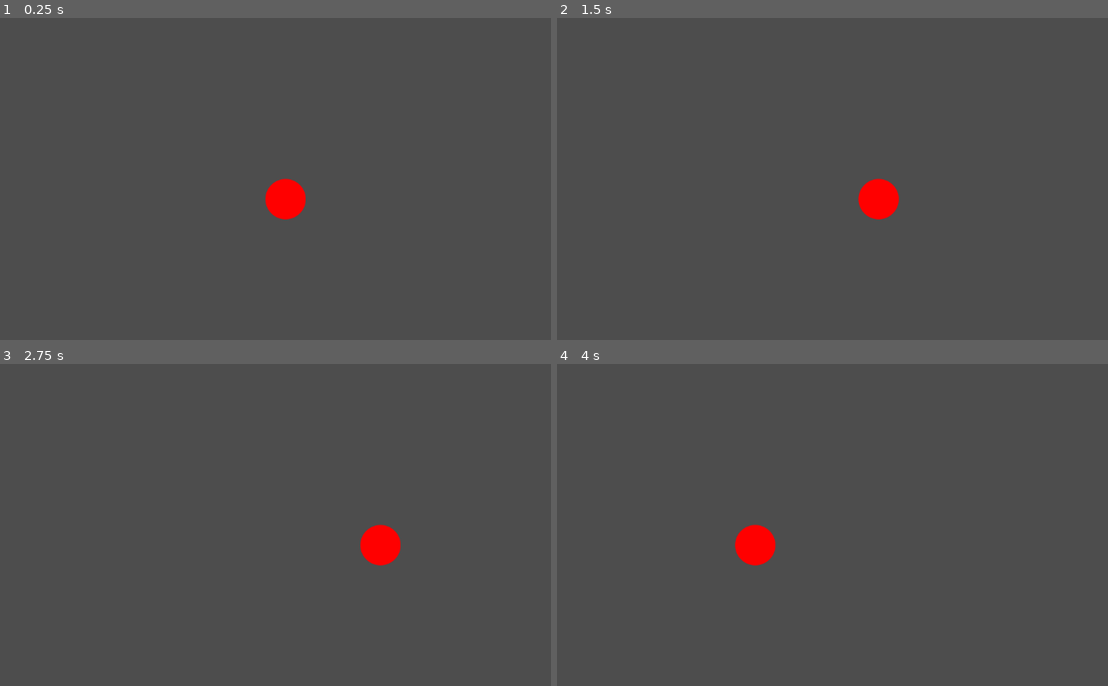
Above: before the commit, frames 1-4 (two rows, left to right).
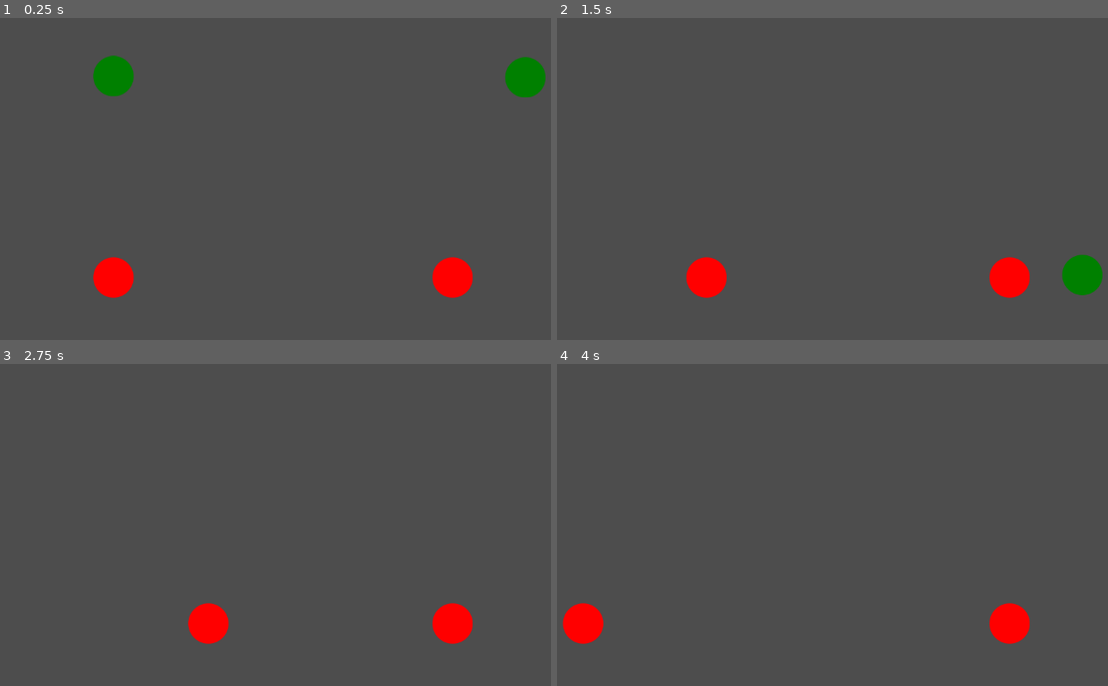
Above: after the commit, the same moments.

Repository: sisipun/FallingRhythm
Game: Godot game, scene res://script/level.tscn
The game is run twice, just before and just after one commit, with the same random seed, the same clock (stepped at 60 frames per second) and the same inputs.
Inputs (mouse positions are in pixels of both pictures, inside the frame that each line leads up to):
- Up to frame 1 (0.25 s): no input
- Up to frame 2 (1.5 s): move the mouse to (997, 169) at 0.52 s; click (997, 169) at 0.67 s; drag from (694, 207) to (804, 272) at 1.27 s
- Up to frame 3 (2.75 s): move the mouse to (352, 444) at 2.02 s; click (352, 444) at 2.17 s
- Up to frame 4 (4 s): tap Enter at 2.75 s; drag from (804, 618) to (623, 473) at 2.77 s; tap Space at 3.5 s; move the mouse to (1058, 595) at 3.52 s; click (1058, 595) at 3.67 s

The runs differ from the first frame. In frame 1, 3.7% of the frame differs, in the area x 16-100%, y 11-87%; in frame 2, 3.0%; in frame 3, 2.2%; in frame 4, 2.2%.

Commit message:
Add multitouch control + pickups

Diff:
--- a/script/player_area.gd
+++ b/script/catch_area.gd
@@ -1,5 +1,9 @@
-class_name PlayerArea
+class_name CatchArea
 extends Area2D
+
+
+signal pickup_caught(pickup)
+signal pickup_lost(pickup)
 
 
 @export_node_path("Player") var _player_path: NodePath
@@ -7,6 +11,11 @@
 
 @onready var _player: Player = get_node(_player_path)
 @onready var _body: CollisionShape2D = get_node(_body_path)
+
+
+func _ready() -> void:
+	_player.pickup_caught.connect(_on_pickup_caught)
+	area_exited.connect(_on_area_exited)
 
 
 func move_player(relative_movement: float) -> void:
@@ -20,3 +29,12 @@
 		_player.position.x = body_left_border
 	else:
 		_player.position.x = new_position
+
+
+func _on_pickup_caught(pickup: Pickup) -> void:
+	emit_signal("pickup_caught", pickup)
+
+
+func _on_area_exited(area: Area2D) -> void:
+	if area is Pickup and not area.caught:
+		emit_signal("pickup_lost", area)
--- /dev/null
+++ b/script/catch_area.tscn
@@ -0,0 +1,18 @@
+[gd_scene load_steps=4 format=3 uid="uid://cf4l5tjcywnpn"]
+
+[ext_resource type="Script" path="res://script/catch_area.gd" id="1_5xbha"]
+[ext_resource type="PackedScene" uid="uid://x8bc6uupgl3l" path="res://script/player.tscn" id="2_h2ohu"]
+
+[sub_resource type="RectangleShape2D" id="RectangleShape2D_osqet"]
+size = Vector2(300, 20)
+
+[node name="CatchArea" type="Area2D"]
+script = ExtResource("1_5xbha")
+_player_path = NodePath("Player")
+_body_path = NodePath("Body")
+
+[node name="Body" type="CollisionShape2D" parent="."]
+position = Vector2(0, 25)
+shape = SubResource("RectangleShape2D_osqet")
+
+[node name="Player" parent="." instance=ExtResource("2_h2ohu")]
--- /dev/null
+++ b/script/finger_area.gd
@@ -0,0 +1,38 @@
+class_name FingerArea
+extends Area2D
+
+
+signal pickup_caught(pickup)
+signal pickup_lost(pickup)
+
+
+@export_node_path("CatchArea") var _catch_area_path: NodePath
+
+@onready var _catch_area: CatchArea = get_node(_catch_area_path)
+
+var touch_event_index: int = -1
+
+
+func _ready() -> void:
+	_catch_area.pickup_caught.connect(_on_pickup_caught)
+	_catch_area.pickup_lost.connect(_on_pickup_lost)
+
+
+func _input_event(_viewport: Viewport, event: InputEvent, _shape_idx: int) -> void:
+	if event is InputEventScreenTouch and event.is_pressed() and touch_event_index == -1:
+		touch_event_index = event.index
+
+
+func _unhandled_input(event: InputEvent) -> void:
+	if event is InputEventScreenTouch and touch_event_index == event.index and not event.is_pressed():
+		touch_event_index = -1
+	elif event is InputEventScreenDrag and touch_event_index == event.index:
+		_catch_area.move_player(event.relative.x)
+
+
+func _on_pickup_caught(pickup: Pickup) -> void:
+	emit_signal("pickup_caught", pickup)
+
+
+func _on_pickup_lost(pickup: Pickup) -> void:
+	emit_signal("pickup_lost", pickup)
--- /dev/null
+++ b/script/finger_area.tscn
@@ -0,0 +1,17 @@
+[gd_scene load_steps=4 format=3 uid="uid://1ps430sp4qk6"]
+
+[ext_resource type="PackedScene" uid="uid://cf4l5tjcywnpn" path="res://script/catch_area.tscn" id="1_6r1mg"]
+[ext_resource type="Script" path="res://script/finger_area.gd" id="1_b4t7l"]
+
+[sub_resource type="RectangleShape2D" id="RectangleShape2D_u2cqf"]
+size = Vector2(500, 500)
+
+[node name="FingerArea" type="Area2D"]
+script = ExtResource("1_b4t7l")
+_catch_area_path = NodePath("CatchArea")
+
+[node name="Body" type="CollisionShape2D" parent="."]
+shape = SubResource("RectangleShape2D_u2cqf")
+
+[node name="CatchArea" parent="." instance=ExtResource("1_6r1mg")]
+position = Vector2(0, 145)
--- a/script/level.gd
+++ b/script/level.gd
@@ -2,11 +2,25 @@
 extends Node2D
 
 
-@export_node_path("PlayerArea") var _player_area_path: NodePath
+@export_node_path("FingerArea") var left_finger_area_path: NodePath
+@export_node_path("FingerArea") var right_finger_area_path: NodePath
 
-@onready var _player_area: PlayerArea = get_node(_player_area_path)
+@onready var left_finger: FingerArea = get_node(left_finger_area_path)
+@onready var right_finger: FingerArea = get_node(right_finger_area_path)
 
 
-func _unhandled_input(event: InputEvent) -> void:
-	if event is InputEventScreenDrag:
-		_player_area.move_player(event.relative.x)
+func _ready() -> void:
+	left_finger.pickup_caught.connect(_on_pickup_caught)
+	left_finger.pickup_lost.connect(_on_pickup_lost)
+	right_finger.pickup_caught.connect(_on_pickup_caught)
+	right_finger.pickup_lost.connect(_on_pickup_lost)
+
+
+func _on_pickup_caught(pickup: Pickup) -> void:
+	print('caught')
+	pickup.queue_free()
+
+
+func _on_pickup_lost(pickup: Pickup) -> void:
+	print('lost')
+	pickup.queue_free()
--- a/script/level.tscn
+++ b/script/level.tscn
@@ -1,15 +1,22 @@
-[gd_scene load_steps=4 format=3 uid="uid://86lcygb4yuk"]
+[gd_scene load_steps=4 format=3 uid="uid://cvjr6018etjbo"]
 
-[ext_resource type="PackedScene" uid="uid://x8bc6uupgl3l" path="res://script/player.tscn" id="1_blxhr"]
 [ext_resource type="Script" path="res://script/level.gd" id="1_uhfuk"]
-[ext_resource type="PackedScene" uid="uid://bv37kisaqdtm4" path="res://script/player_area.tscn" id="3_hboss"]
+[ext_resource type="PackedScene" uid="uid://1ps430sp4qk6" path="res://script/finger_area.tscn" id="2_1whnv"]
+[ext_resource type="PackedScene" uid="uid://cexmj0bl3hnp7" path="res://script/pickup.tscn" id="3_biqed"]
 
 [node name="Level" type="Node2D"]
 script = ExtResource("1_uhfuk")
-_player_area_path = NodePath("PlayerArea")
+left_finger_area_path = NodePath("LeftFingerArea")
+right_finger_area_path = NodePath("RightFingerArea")
 
-[node name="PlayerArea" parent="." instance=ExtResource("3_hboss")]
-position = Vector2(581, 340)
-_player_path = NodePath("Player")
+[node name="LeftFingerArea" parent="." instance=ExtResource("2_1whnv")]
+position = Vector2(309, 319)
 
-[node name="Player" parent="PlayerArea" instance=ExtResource("1_blxhr")]
+[node name="Pickup" parent="LeftFingerArea" instance=ExtResource("3_biqed")]
+position = Vector2(651, -234)
+
+[node name="RightFingerArea" parent="." instance=ExtResource("2_1whnv")]
+position = Vector2(845, 319)
+
+[node name="Pickup" parent="RightFingerArea" instance=ExtResource("3_biqed")]
+position = Vector2(-536, -236)
--- /dev/null
+++ b/script/pickup.gd
@@ -0,0 +1,11 @@
+class_name Pickup
+extends Area2D
+
+
+@export_range(0, 10000) var velocity: float
+
+var caught: bool = false
+
+
+func _physics_process(delta: float) -> void:
+	translate(Vector2(0, velocity) * delta)
--- /dev/null
+++ b/script/pickup.tscn
@@ -0,0 +1,17 @@
+[gd_scene load_steps=4 format=3 uid="uid://cexmj0bl3hnp7"]
+
+[ext_resource type="Texture2D" uid="uid://jnfqvcrx32st" path="res://asset/pickup.png" id="1_a1mdt"]
+[ext_resource type="Script" path="res://script/pickup.gd" id="1_mlnna"]
+
+[sub_resource type="CircleShape2D" id="CircleShape2D_60vp7"]
+radius = 33.0151
+
+[node name="Pickup" type="Area2D"]
+script = ExtResource("1_mlnna")
+velocity = 250.0
+
+[node name="Sprite" type="Sprite2D" parent="."]
+texture = ExtResource("1_a1mdt")
+
+[node name="Body" type="CollisionShape2D" parent="."]
+shape = SubResource("CircleShape2D_60vp7")
--- a/script/player.gd
+++ b/script/player.gd
@@ -1,2 +1,15 @@
 class_name Player
 extends Area2D
+
+
+signal pickup_caught(pickup)
+
+
+func _ready() -> void:
+	area_entered.connect(_on_area_entered)
+
+
+func _on_area_entered(area: Area2D) -> void:
+	if area is Pickup and not area.caught:
+		area.caught = true
+		emit_signal("pickup_caught", area)
--- a/script/player.tscn
+++ b/script/player.tscn
@@ -9,8 +9,8 @@
 [node name="Player" type="Area2D"]
 script = ExtResource("1_fo2y6")
 
+[node name="Sprite" type="Sprite2D" parent="."]
+texture = ExtResource("1_rj1k1")
+
 [node name="Body" type="CollisionShape2D" parent="."]
 shape = SubResource("CircleShape2D_yx5so")
-
-[node name="Sprite" type="Sprite2D" parent="."]
-texture = ExtResource("1_rj1k1")
--- a/script/player_area.tscn
+++ /dev/null
@@ -1,13 +0,0 @@
-[gd_scene load_steps=3 format=3 uid="uid://bv37kisaqdtm4"]
-
-[ext_resource type="Script" path="res://script/player_area.gd" id="1_wgxrj"]
-
-[sub_resource type="RectangleShape2D" id="RectangleShape2D_osqet"]
-size = Vector2(300, 20)
-
-[node name="PlayerArea" type="Area2D"]
-script = ExtResource("1_wgxrj")
-_body_path = NodePath("Body")
-
-[node name="Body" type="CollisionShape2D" parent="."]
-shape = SubResource("RectangleShape2D_osqet")
Binary file added: asset/pickup.png
Not shown, added: asset/pickup.png.import
